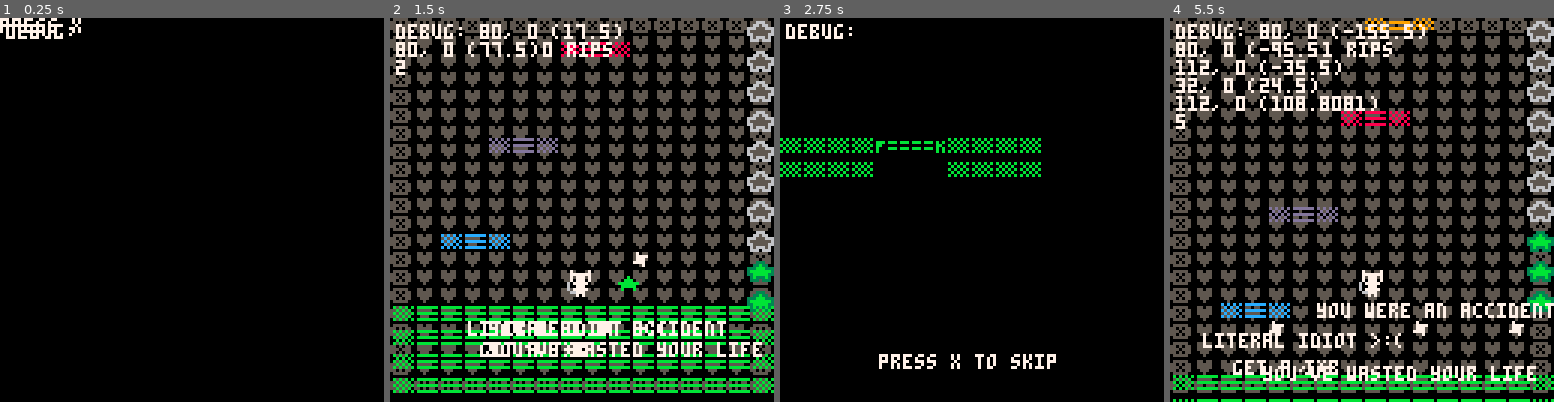
Above: before the commit, frames 1-4 (left to right).
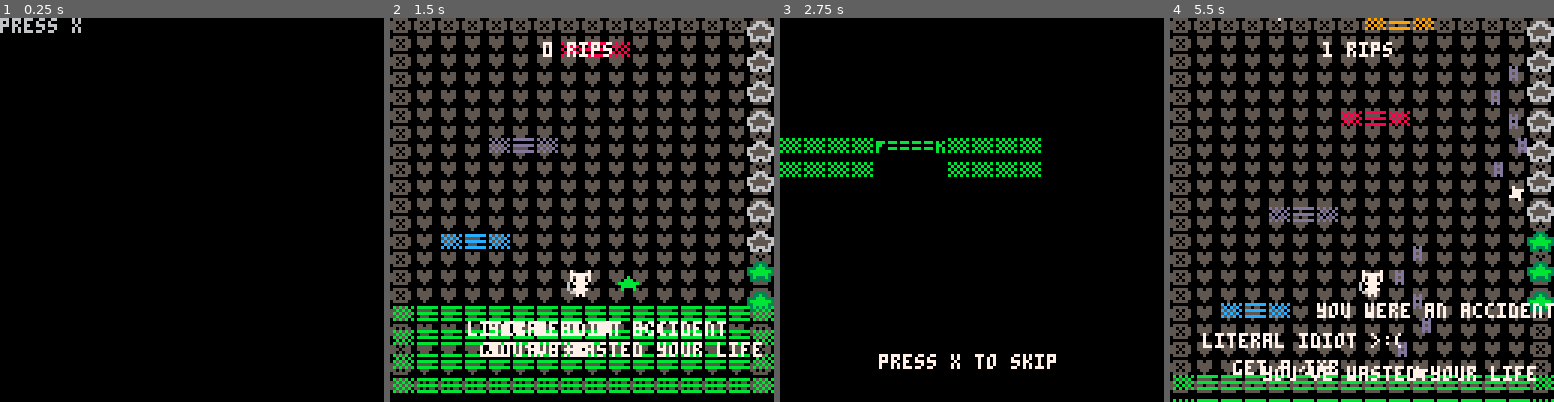
Above: after the commit, the same moments.

Repository: hypercube143/picoasciijam2026
Game: PICO-8 cartridge picoasciijam2016.p8
Two runs of this game, one before a commit and one after it. Both use one fixed random seed, a clock stepped at 60 frames per second and the inputs below.
Inputs:
- Up to frame 1 (0.25 s): no input
- Up to frame 2 (1.5 s): tap X (X key) at 0.33, 1.07 s
- Up to frame 3 (2.75 s): hold Right 1.6-2.1 s; tap X (X key) at 1.85 s; hold Up 2.15-2.42 s; hold Right from 2.47 s (still down)
- Up to frame 4 (5.5 s): tap X (X key) at 2.97, 4.08, 5.2 s; release Right at 3.03 s; hold Left 3.08-3.58 s; hold Down 3.63-3.97 s; hold Right 4.02-4.68 s; hold Up 4.73-5.03 s; hold Left from 5.08 s (still down)

The runs differ from the first frame. In frame 1, 0.6% of the frame differs, in the area x 0-22%, y 0-6%; in frame 2, 1.4%; in frame 3, 0.3%; in frame 4, 4.4%, in the area x 1-93%, y 0-95%.

Commit message:
Update picoasciijam2016.p8

Diff:
--- a/picoasciijam2016.p8
+++ b/picoasciijam2016.p8
@@ -21,7 +21,7 @@
 ------------------------------------------------------------------------------------------------------------------------------------------------------
 -- DEBUG THINGS
 debug = "debug: "
-debugMode = true
+debugMode = false
 debugCollisions = false
 debugWorldYLevels = false
 
@@ -141,6 +141,7 @@
             -- draw all map tile collidables
             drawPlatforms()
             drawObstacles()
+            -- draw obstacles doesn't seem to be working elsewhere for some reason?????/
             drawEntities()
             drawThoughts()
 
@@ -243,6 +244,13 @@
             checkPlayerCollision(entities)
             tileColliders = checkPlayerCollision(map_tiles) -- potentially have these return values to inform below gravity logic
             movePlayer(tileColliders)
+            -- kill player if they're hit by a shooting star
+            obsColliders = checkPlayerCollision(obstacles)
+            for obs in all(obsColliders) do
+                if obs.id == "shooting_star" then
+                    -- player dies here
+                end
+            end
             -- check if player colliding - potentially make this a list and for loop later? DONE IN LEVEL_ONE
             -- p.spr.collisionCheck(weed_tree)
         end
@@ -488,6 +496,52 @@
     end
 end
 
+shootingStarFallingSpeed = 1
+-- spawn obstacles
+-- update their positions
+-- delete if they touch a platform
+function updateObstacles()
+    if (t + 59) % 60 == 0 then -- 1 every second
+        x = (flr(rnd(14)) + 1) * 8
+        shootingStar = co(x, 0, 0, 0, {s("✽", 7, 0, 0, 0, 0, "shooting_star")}, "shooting_star")
+        shootingStar.x = x
+        shootingStar.worldY = p.worldY + platformSpawnHeight
+        -- shootingStar.y = worldY
+        add(obstacles, shootingStar)
+    end
+    for obstacle in all(obstacles) do
+        if true then -- obstacle.id == "shooting_star" then
+            obstacle.worldY -= shootingStarFallingSpeed
+            -- despawn if touching a platform
+            -- for collidable in all(map_tiles) do
+            --     if collidable.id == "platform" then
+            --         if collidable.collisionCheck(obstacle) then
+            --             -- shooting star death animation
+            --             -- del(obstacles, obstacle)
+            --         end
+            --     end
+            -- end
+        end
+    end
+end
+
+function drawObstacles()
+    shootingStarTrailSpeed = 5
+    for o in all(obstacles) do
+        -- y = getCoYFromPlayerWorldY(o)
+        y = p.worldY - o.worldY-- - o.y + p.y
+        o.draw(o.x, y)
+        ymod = y
+        tmod = 0
+
+        for i = 1, 5, 1 do
+            ymod -= 8
+            print("#", o.x + (sin(tmod + (t / (360 / shootingStarTrailSpeed))) * 5), ymod, 13)
+            tmod += 0.3
+        end
+    end
+end
+
 ------------------------------------------------------------------------------------------------------------------------------------------------------
 -- ENTITY THINGS
 ------------------------------------------------------------------------------------------------------------------------------------------------------
@@ -586,41 +640,6 @@
 
     for t in all(thoughts) do
         t.co.draw(t.co.x, t.co.y)
-    end
-end
-
-shootingStarFallingSpeed = 1
--- spawn obstacles
--- update their positions
--- delete if they touch a platform
-function updateObstacles()
-    if (t + 59) % 60 == 0 then -- 1 every second
-        x = (flr(rnd(14)) + 1) * 8
-        shootingStar = co(x, 0, 0, 0, {s("✽", 7, 0, 0, 0, 0, "shooting_star")}, "shooting_star")
-        shootingStar.x = x
-        shootingStar.worldY = p.worldY + platformSpawnHeight
-        add(obstacles, shootingStar)
-    end
-    for obstacle in all(obstacles) do
-        if true then -- obstacle.id == "shooting_star" then
-            obstacle.worldY -= shootingStarFallingSpeed
-            -- despawn if touching a platform
-            for collidable in all(map_tiles) do
-                if collidable.id == "platform" then
-                    if collidable.collisionCheck(obstacle) then
-                        -- shooting star death animation
-                        -- del(obstacles, obstacle)
-                    end
-                end
-            end
-        end
-    end
-end
-
-function drawObstacles()
-    for o in all(obstacles) do
-        y = getCoYFromPlayerWorldY(o)
-        o.draw(o.x, y)
     end
 end
 
@@ -932,6 +951,7 @@
             anim.update(animT)
             -- DEBUGGING UNCOMMENT LATER
             if anim.finished() or (btn(❎) and animationSceneLetGoOfXBtn) then
+                animationSceneLetGoOfXBtn = false
                 CURR_SCENE = levelOne()
             end
             if not btn(❎) then
